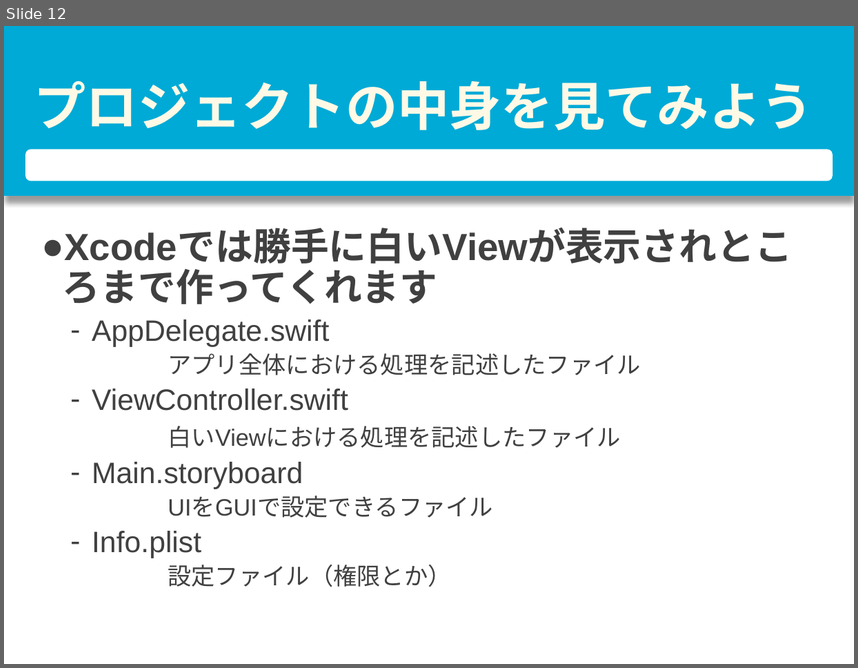
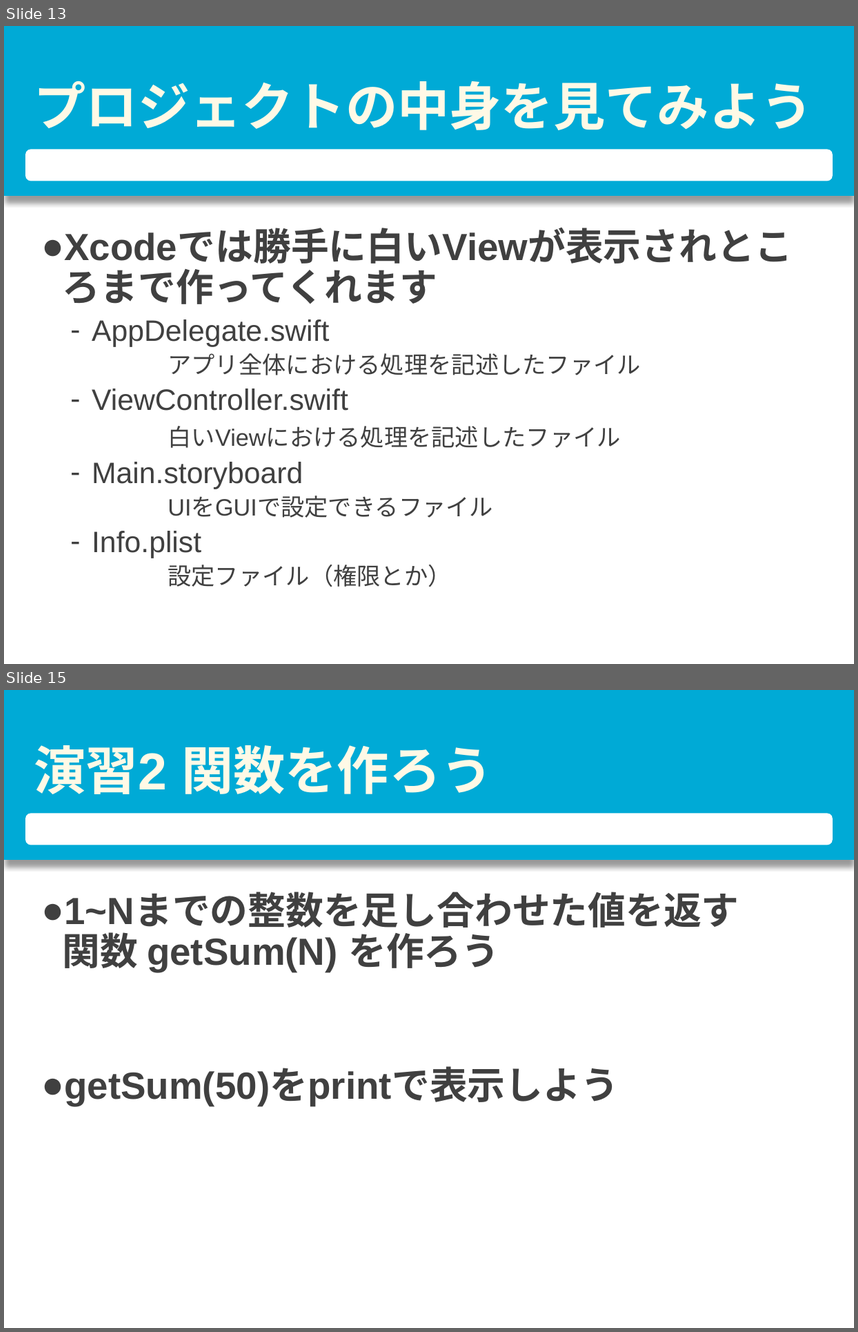
Before and after one commit to nshhhin/Swift-, a slide deck: 第一回/第一回資料.pptx. Shown one above the other, each under a label of ours: slide 12 before the commit, slides 13 and 15 after it; the slides between them are not shown. The pictures are 858x668 and 858x1332 pixels, drawn with LibreOffice and Linux fonts; fonts in the diff are those of the drawing. Boxes give left, top, right and bottom in pixels: in the first picture for what was removed or moved away, otherwise in the second. Text is boxed around its words. In the diff, an @@ line names an element or a change of style, - is before the commit and + after.

```diff
--- a/第一回/第一回資料.pptx
+++ b/第一回/第一回資料.pptx
@@ slide 15 added at [4,690,854,1328], background #FFFFFF; not listed: 2 template elements that a slide beside it also shows @@
@@ title added at [34,745,493,794], 44 pt, text #FFF9E6, bold @@
+演習2 関数を作ろう
@@ text added at [63,894,739,1105], 32 pt, text #404040, bold @@
+● 1~Nまでの整数を足し合わせた値を返す
+  関数 getSum(N) を作ろう
+● getSum(50)をprintで表示しよう
@@ what was slide 12 is now slide 13 @@
```
Also in this commit, not shown: 2 slides changed, 3 other slides added, 35 other files.
